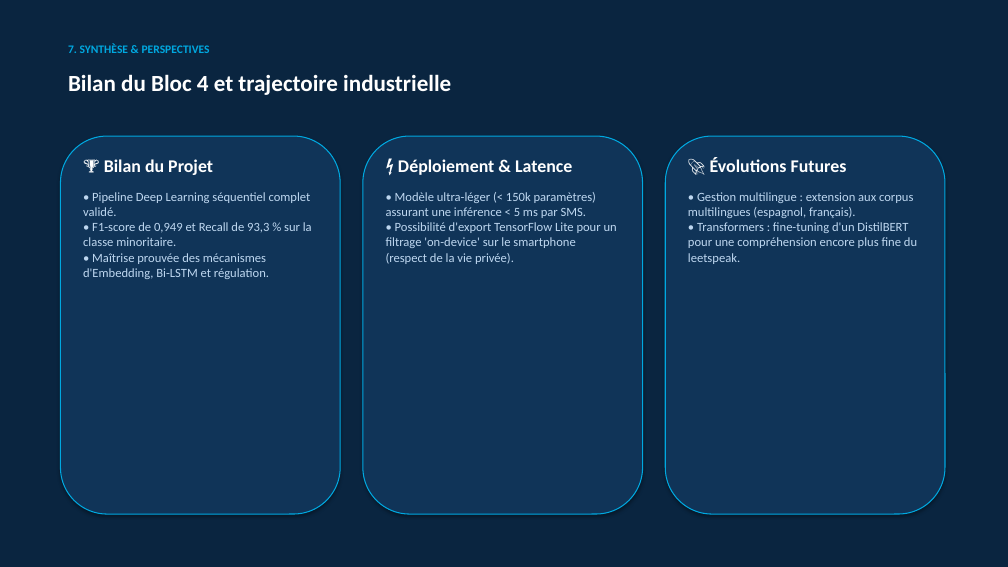
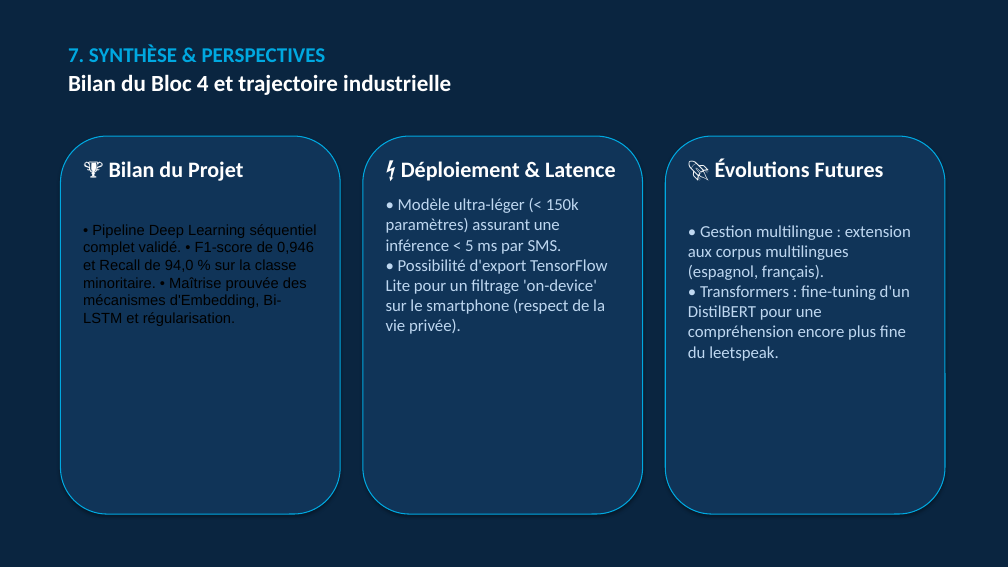
Before and after one commit to Elkristobal59/CERTIFICATION_CDSD, a slide deck: slide 8 of Bloc_4_ATT_Spam_Detector/ATT_spam_detector_presentation.pptx. Drawn at 1008x567 pixels with LibreOffice and Linux fonts; fonts in the diff are those of the drawing. Boxes give left, top, right and bottom in pixels: in the first picture for what was removed or moved away, otherwise in the second. Text is boxed around its words. In the diff, an @@ line names an element or a change of style, - is before the commit and + after.

```diff
--- a/Bloc_4_ATT_Spam_Detector/ATT_spam_detector_presentation.pptx
+++ b/Bloc_4_ATT_Spam_Detector/ATT_spam_detector_presentation.pptx
@@ text "7. SYNTHÈSE & PERSPECTIVES" at <box>68,45,326,62</box>: size 11 to 20 pt @@
@@ text at <box>109,161,243,181</box>: size 17 to 21 pt in "🏆 Bilan du Projet" @@
@@ text "⚡ Déploiement & Latence" at <box>386,161,616,334</box>: size 17 to 21 pt in "⚡ Déploiement & Latence"; size 12 to 16 pt in "• Modèle ultra-léger (< 150k paramètres) assurant ..." @@
@@ text "🚀 Évolutions Futures" at <box>688,158,911,361</box>: size 17 to 21 pt in "🚀 Évolutions Futures"; size 12 to 16 pt in "• Gestion multilingue : extension aux corpus ..." @@
@@ text at <box>83,224,317,326</box>: text changed; size 12 to 14 pt; font Calibri to Arial; text colour #BED7F0 to #000000 @@
-• Pipeline Deep Learning séquentiel complet validé.
-• F1-score de 0,949 et Recall de 93,3 % sur la classe minoritaire.
-• Maîtrise prouvée des mécanismes d'Embedding, Bi-LSTM et régulation.
+• Pipeline Deep Learning séquentiel complet validé. • F1-score de 0,946 et Recall de 94,0 % sur la classe minoritaire. • Maîtrise prouvée des mécanismes d'Embedding, Bi-LSTM et régularisation.
```
Also in this commit, not shown: 6 other slides changed, 1 other file.
